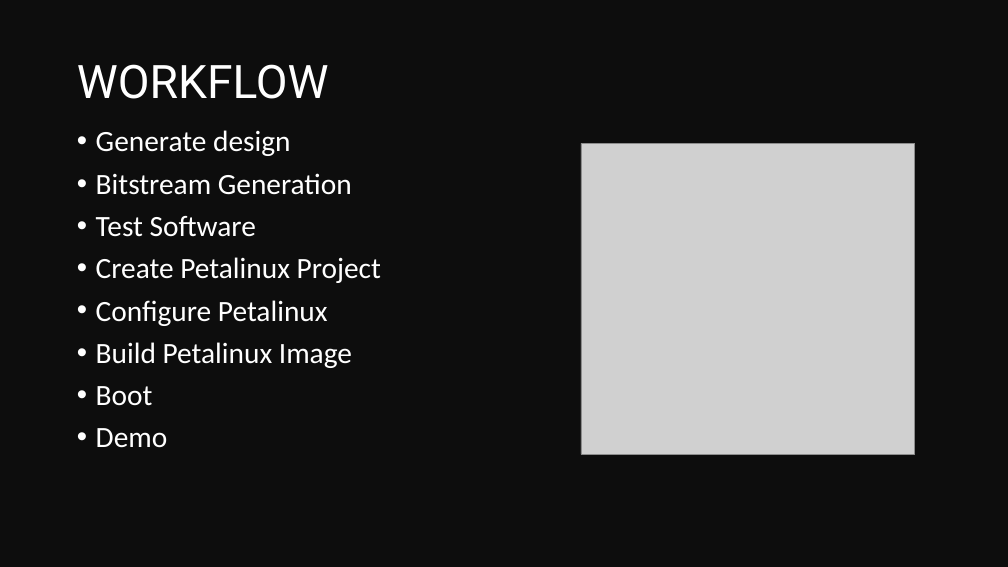
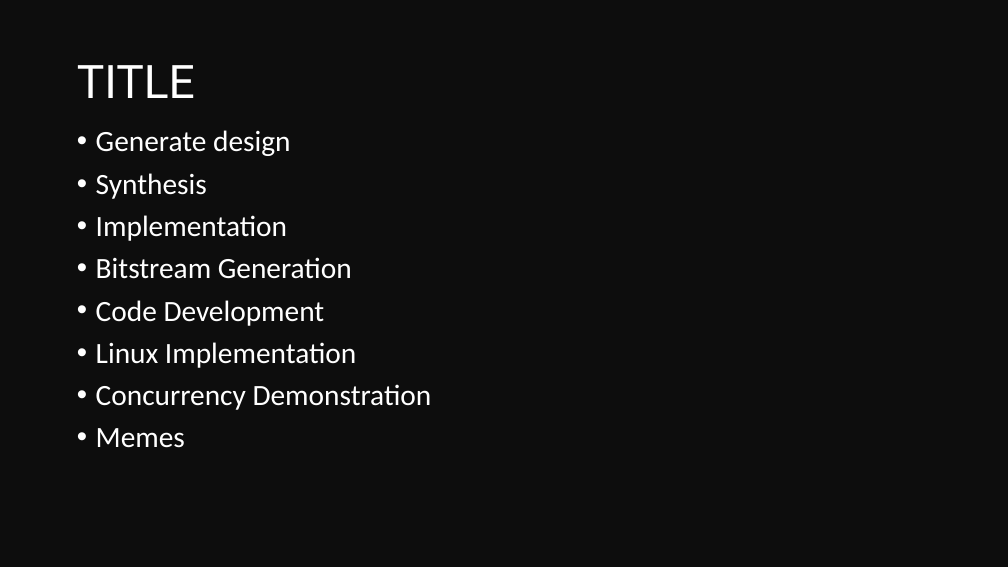
Before and after one commit to chrismajor2124/CSCI460_Final_Project_Yocto_on_Microblaze, a slide deck: slide 6 of docs/CSCI460_Presentation.pptx. Drawn at 1008x567 pixels with LibreOffice and Linux fonts; fonts in the diff are those of the drawing; grey boxes stand for pictures. Boxes give left, top, right and bottom in pixels: in the first picture for what was removed or moved away, otherwise in the second. Text is boxed around its words. In the diff, an @@ line names an element or a change of style, - is before the commit and + after.

Commit message:
Petalinux is running, MCS verified.

```diff
--- a/docs/CSCI460_Presentation.pptx
+++ b/docs/CSCI460_Presentation.pptx
@@ title at (x1=77, y1=65, x2=195, y2=98): text changed @@
-WORKFLOW
+TITLE
@@ picture removed at (x1=582, y1=144, x2=916, y2=455) @@
@@ text at (x1=96, y1=173, x2=287, y2=241): paragraphs added @@
+• Synthesis
+• Implementation
@@ text at (x1=96, y1=300, x2=432, y2=448): text changed @@
-• Test Software
-• Create Petalinux Project
-• Configure Petalinux
-• Build Petalinux Image
-• Boot
-• Demo
+• Code Development
+• Linux Implementation
+• Concurrency Demonstration
+• Memes
```
Also in this commit, not shown: 2 other slides changed, 3 slides added, 9 slides removed, 4 other files.
